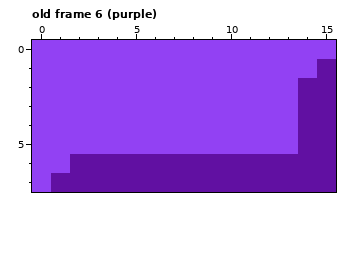
Pixel-art file -- apps/breakout/assets/sprites/block.ase. Above, as it was before the edit.
16x8 pixels, 6 frames. Shown: old frame 6 (purple). The commit also changed other frames, which this record leaves out.
Now the later version:
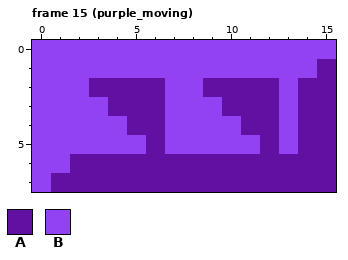
Palette (. is transparent): A #6110a2  B #9241f3
A new or re-ordered frame is compared with the old frame closest to it.
Difference:
frames 6 -> 15
Frame 15 (purple_moving) is new; against old frame 6 (purple):
Colour B becomes colour A in row 2 at x 3 to 6 and 9 to 12; in row 3 at x 4 to 6 and 10 to 12; in row 4 at x 5 to 6 and 11 to 12; in row 5 at x 6 and 12.
Boxes around the changes in both pictures, in picture pixels (x1, y1, x2, y2):
changed: (89, 78, 279, 154)
